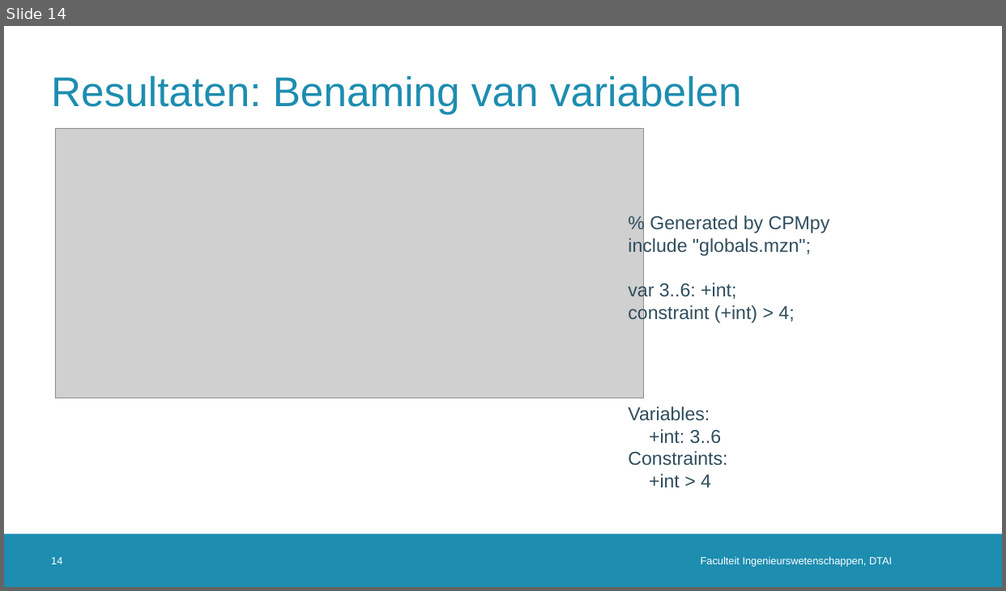
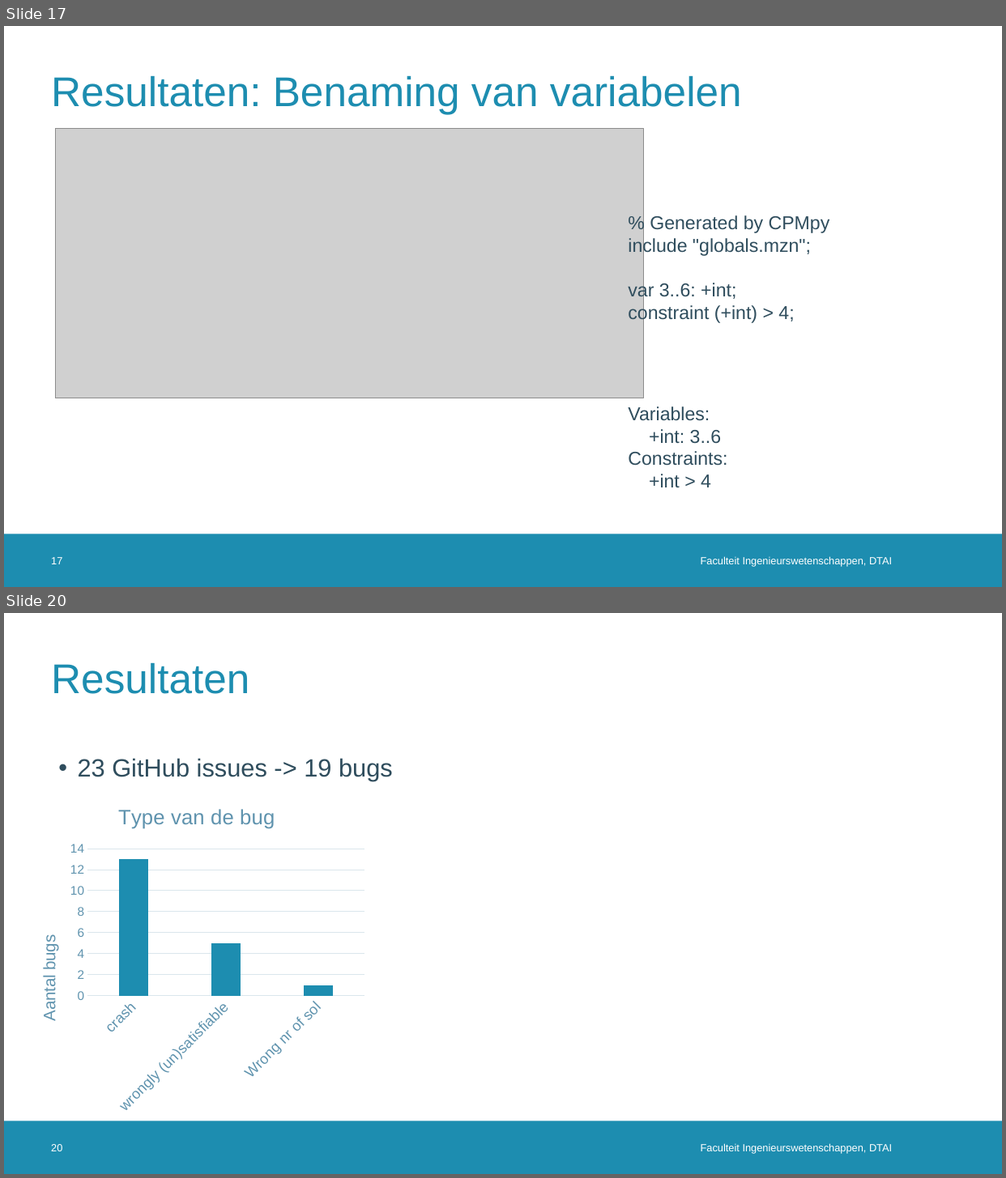
Before and after one commit to rubenkindt/Masterproef-paper-RubenKindt, a slide deck: Milestones/M3 december presentation/M3.pptx. Shown one above the other, each under a label of ours: slide 14 before the commit, slides 17 and 20 after it; the slides between them are not shown. The pictures are 1006x591 and 1006x1178 pixels, drawn with LibreOffice and Linux fonts; fonts in the diff are those of the drawing; grey boxes stand for pictures; background and template pictures are left out. Boxes give left, top, right and bottom in pixels: in the first picture for what was removed or moved away, otherwise in the second. Text is boxed around its words. In the diff, an @@ line names an element or a change of style, - is before the commit and + after.

```diff
--- a/Milestones/M3 december presentation/M3.pptx
+++ b/Milestones/M3 december presentation/M3.pptx
@@ slide 20 added at box(4, 613, 1002, 1174), background #FFFFFF; not listed: 1 template element that a slide beside it also shows @@
@@ title added at box(51, 662, 249, 694), 40 pt, text #1D8DB0 @@
+Resultaten
@@ text added at box(78, 758, 393, 781), 24 pt, text #2F4D5D @@
+• 23 GitHub issues -> 19 bugs
@@ column chart added at box(22, 789, 371, 1122) @@
+title "Type van de bug "
+categories: crash, wrongly (un)satisfiable, Wrong nr of sol
+Series 1: 13, 5, 1
@@ page number added at box(51, 1144, 62, 1152), 10 pt, text #FFFFFF @@
+20
@@ text added at box(701, 1144, 892, 1154), 10 pt, text #FFFFFF @@
+Faculteit Ingenieurswetenschappen, DTAI
@@ what was slide 14 is now slide 17 @@
@@ page number at box(51, 557, 62, 565): text changed @@
-14
+17
```
Also in this commit, not shown: 10 slides changed, 4 other slides added, 16 other files.
